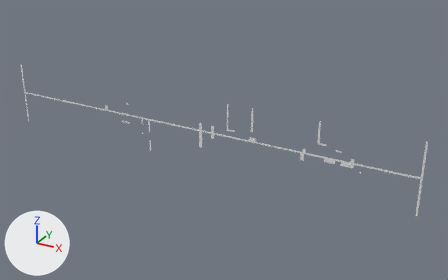
One commit to the OBJ model Assets/Tiled2Unity/Meshes/Parallel_Demo_Livello_1.obj: the scene before it, then after it.
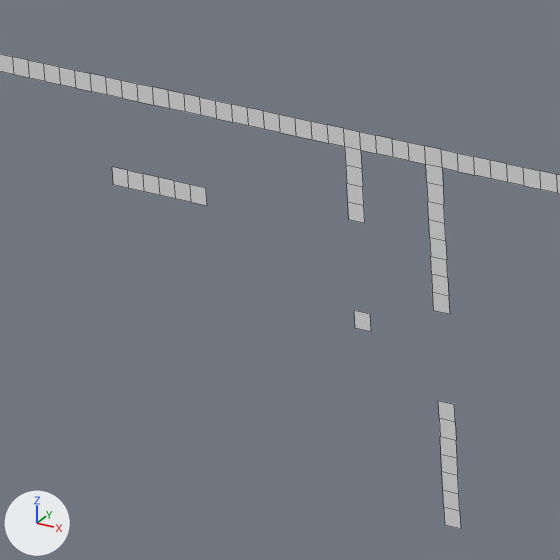
There are two pictures of each version: one whole from a 50 mm camera at (22.8, -142.7, 60.1) aimed at (-57.6, 3.5, -13.0), one close up on the part from 25% to 36% of the width and 38% to 55% of the height. The lights are fixed; the arrows at lower left show +X, +Y and +Z. The close-ups show mesh edges as thin lines. Where no turn or scale is listed for an object, it has been applied to the vertices.

Objects in the first close-up: 'Parallel_Demo_Livello_1'.
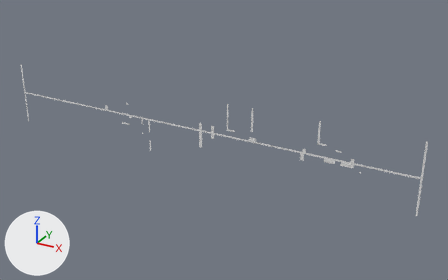
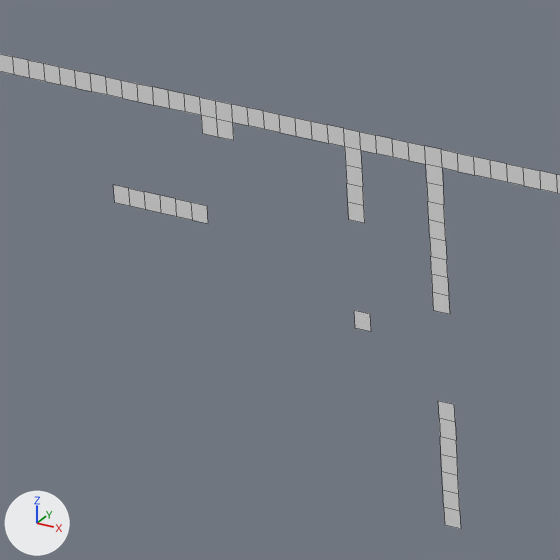
Commit message: modifica livello 3

Changed parts and their boxes (x1, y1, x2, y2) in the close-ups (560 x 560 px; the box of a moved part takes in the faces that stretch with it):
part 1 of me_parallel_demo_livello_1, moved or reshaped: before (112, 167, 207, 206); after (114, 115, 234, 224)

What changed in the scene script:
```text
Change me_parallel_demo_livello_1:
    where me_parallel_demo_livello_1.from_pydata(...)  # 998 vertices, 519 faces; spans x -133.1..0.0, y 0.0, z -20.5..0.0
    used by ob_parallel_demo_livello_1; location = (0.0, 0.0, 0.0)
    verts and faces of me_parallel_demo_livello_1; kept vertices keep their numbers, new ones are numbered from 998
    before: 150 (-89.6, 0.0, -12.8) at pixel (191, 202), 151 (-90.1, 0.0, -12.8) at pixel (175, 198), 152 (-90.1, 0.0, -12.3) at pixel (174, 180), 153 (-89.6, 0.0, -12.3) at pixel (190, 184), 154 (-90.6, 0.0, -12.8) at pixel (160, 195)
    before: 155 (-90.6, 0.0, -12.3) at pixel (158, 177), 302 (-88.6, 0.0, -10.2) at pixel (216, 118), 303 (-89.1, 0.0, -10.2) at pixel (201, 115), 684 (-91.1, 0.0, -12.8) at pixel (144, 191), 685 (-91.6, 0.0, -12.8) at pixel (128, 188)
    before: 686 (-91.6, 0.0, -12.3) at pixel (127, 170), 687 (-91.1, 0.0, -12.3) at pixel (143, 173), 772 (-89.1, 0.0, -12.8) at pixel (207, 205), 773 (-89.1, 0.0, -12.3) at pixel (205, 187), 806 (-88.1, 0.0, -10.2) at pixel (232, 122)
    before: 860 (-92.2, 0.0, -12.8) at pixel (113, 184), 861 (-92.2, 0.0, -12.3) at pixel (112, 166)
    me_parallel_demo_livello_1 part 1
    add delete_faces([(150, 151, 152, 153), (151, 154, 155, 152), (684, 685, 686, 687), (154, 684, 687, 155), (685, 860, 861, 686), (150, 153, 773, 772)])
    add for i in [152, 153, 155, 686, 687, 773, 861]: verts[i] += (0.0, 0.0, -1.0)
    add for new, old in zip([998, 999, 1000], [302, 303, 806]): verts[new] = verts[old] + (0.0, 0.0, -0.6)
    add faces += [(302, 806, 1000, 998), (150, 153, 152, 151), (150, 772, 773, 153), (685, 686, 861, 860), (302, 998, 999, 303), (151, 152, 155, 154)]
    add faces += [(154, 155, 687, 684), (684, 687, 686, 685)]
```
